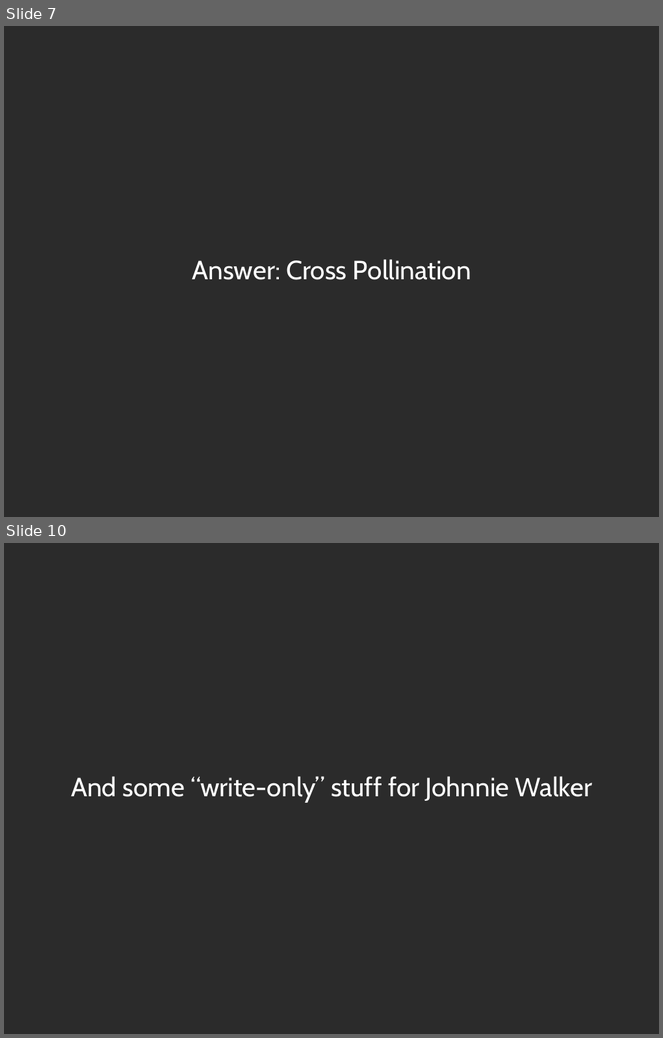
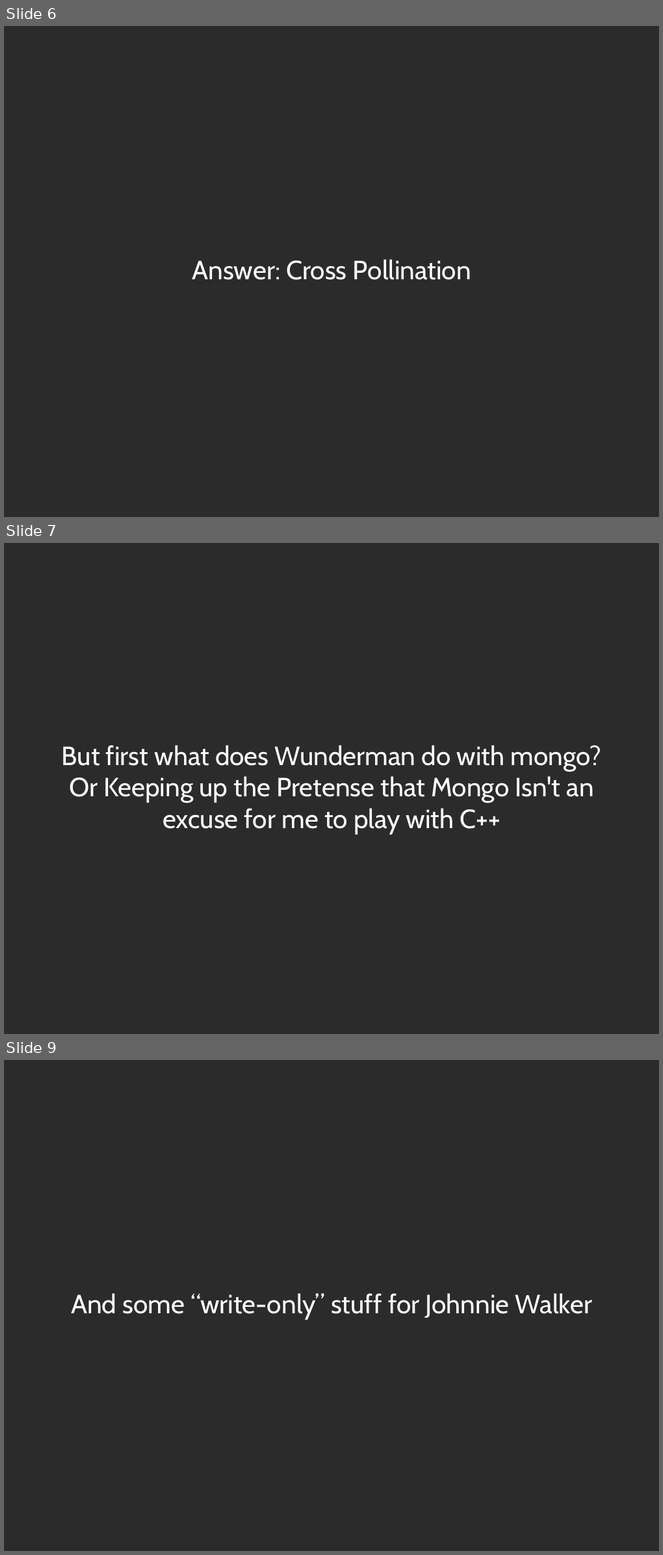
Before and after one commit to zippy1981/TalkMaterials, a slide deck: MongoMeetup/2010-July/Mongo Windows Administration for the Unix Programmer.odp. Shown one above the other, each under a label of ours: slides 7 and 10 before the commit, slides 6, 7 and 9 after it; the slides between them are not shown. The pictures are 663x1038 and 663x1555 pixels, drawn with LibreOffice and Linux fonts; fonts in the diff are those of the drawing; background and template pictures are left out; a plain dark background stands for a picture behind light text. Boxes give left, top, right and bottom in pixels: in the first picture for what was removed or moved away, otherwise in the second. Text is boxed around its words. In the diff, an @@ line names an element or a change of style, - is before the commit and + after.

```diff
--- a/MongoMeetup/2010-July/Mongo Windows Administration for the Unix Programmer.odp
+++ b/MongoMeetup/2010-July/Mongo Windows Administration for the Unix Programmer.odp
@@ slide 7 added at [4,543,659,1034], background picture (left out) @@
@@ subtitle added at [62,745,602,834], 32 pt, text #FFFFFF @@
+But first what does Wunderman do with mongo?
+Or Keeping up the Pretense that Mongo Isn't an excuse for me to play with C++
@@ what was slide 7 is now slide 6 @@
@@ what was slide 10 is now slide 9 @@
```
Also in this commit, not shown: 2 slides changed, 2 slides removed.
